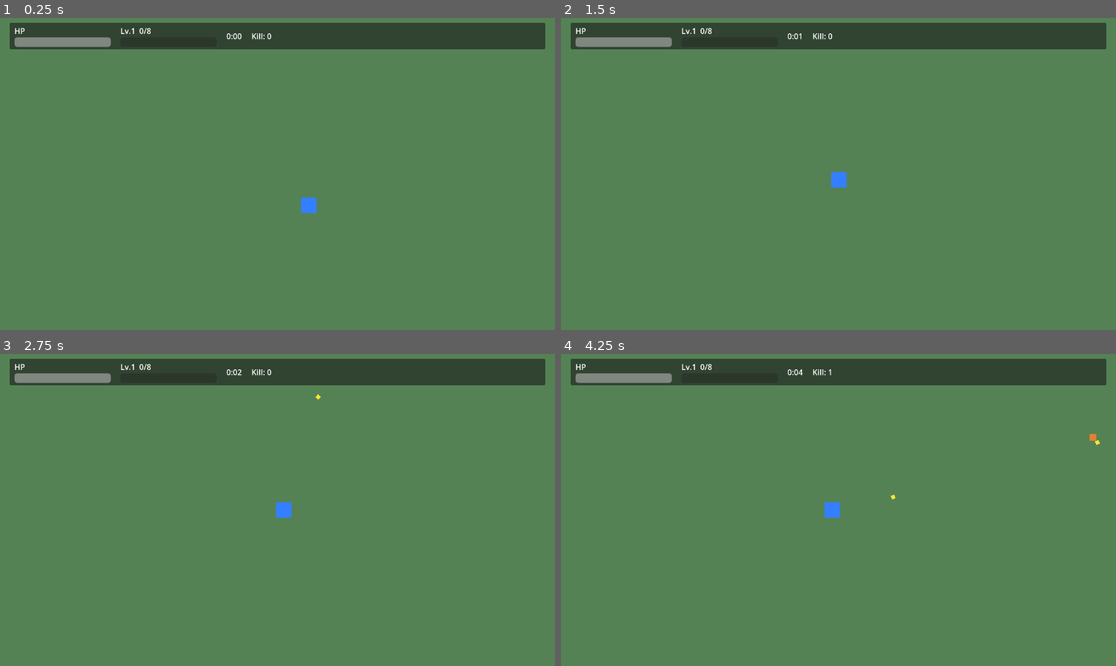
Above: before the commit, frames 1-4 (two rows, left to right).
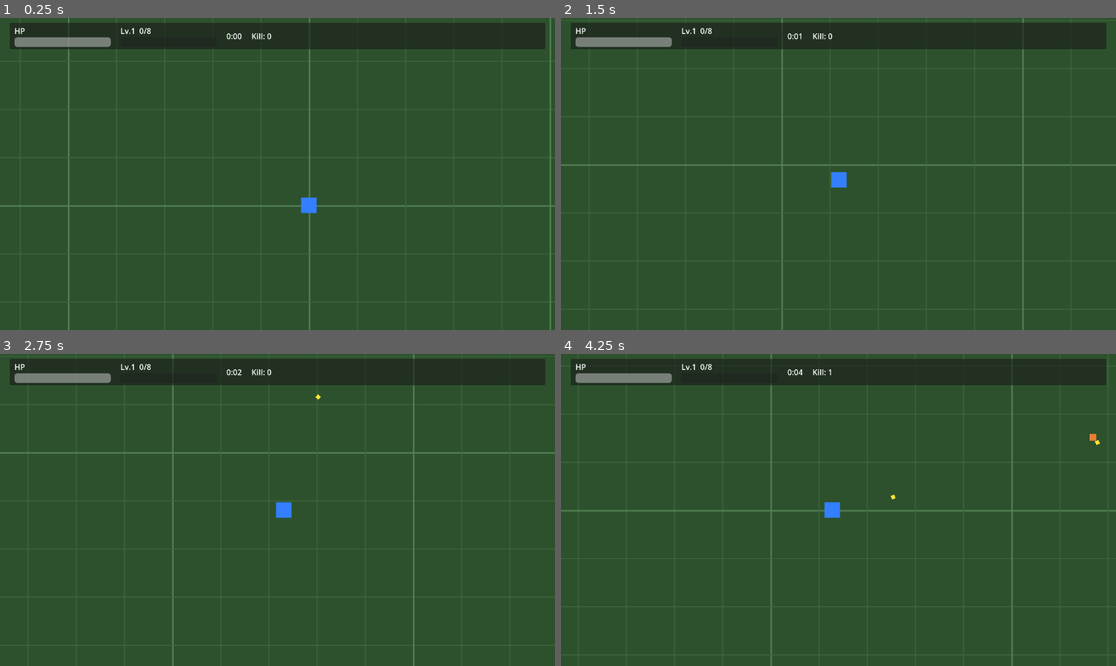
Above: after the commit, the same moments.

Repository: XxRa1n/demo-01
Game: Godot game, scene res://scenes/main.tscn
The game is run twice, just before and just after one commit, with the same random seed, the same clock (stepped at 60 frames per second) and the same inputs.
Inputs (mouse positions are in pixels of both pictures, inside the frame that each line leads up to):
- Up to frame 1 (0.25 s): no input
- Up to frame 2 (1.5 s): move the mouse to (960, 158) at 0.52 s; hold D (move_right) 0.53-1.28 s; move the mouse to (727, 189) at 1.27 s; hold S (move_down) from 1.28 s (still down)
- Up to frame 3 (2.75 s): move the mouse to (333, 441) at 2.02 s; release S (move_down) at 2.03 s; hold D (move_right) from 2.03 s (still down)
- Up to frame 4 (4.25 s): move the mouse to (810, 572) at 2.77 s; release D (move_right) at 2.78 s; hold W (move_up) 2.78-3.53 s; tap Enter at 3.5 s; move the mouse to (1005, 556) at 3.52 s; hold A (move_left) from 3.53 s (still down)

The runs differ from the first frame. In frame 1, 91% of the frame differs, in the area x 0-100%, y 0-100%; in frame 2, 91%; in frame 3, 91%; in frame 4, 91%.

Commit message:
chore: 更新 main 场景与地面素材
- main.tscn: 编辑器重存（节点 unique_id、清理未用的 player ext_resource、补 grid.png uid）；Ground UV 从 0..1 改为 0..2000 以匹配地图尺寸
- art/image.png: 新增地面草地素材（当前场景未引用，备用；.import 按项目规则忽略）

Co-Authored-By: Claude <noreply@anthropic.com>

Diff:
--- a/scenes/main.tscn
+++ b/scenes/main.tscn
@@ -1,11 +1,10 @@
-[gd_scene load_steps=8 format=3]
+[gd_scene format=3 uid="uid://d1l6u5qpt1h3s"]
 
-[ext_resource type="Script" path="res://scripts/main.gd" id="1_main"]
-[ext_resource type="PackedScene" path="res://scenes/player.tscn" id="2_player"]
+[ext_resource type="Script" uid="uid://i5ijpcmvgmxh" path="res://scripts/main.gd" id="1_main"]
 [ext_resource type="PackedScene" path="res://ui/hud.tscn" id="3_hud"]
 [ext_resource type="PackedScene" path="res://ui/level_up_panel.tscn" id="4_lvlup"]
 [ext_resource type="PackedScene" path="res://ui/game_over_panel.tscn" id="5_gameover"]
-[ext_resource type="Texture2D" path="res://art/grid.png" id="6_grid"]
+[ext_resource type="Texture2D" uid="uid://cjm5g8wqjsq87" path="res://art/grid.png" id="6_grid"]
 
 [sub_resource type="RectangleShape2D" id="RectangleShape2D_hwall"]
 size = Vector2(2040, 40)
@@ -13,58 +12,58 @@
 [sub_resource type="RectangleShape2D" id="RectangleShape2D_vwall"]
 size = Vector2(40, 2040)
 
-[node name="Main" type="Node2D"]
+[node name="Main" type="Node2D" unique_id=642029053]
 script = ExtResource("1_main")
 
-[node name="GameWorld" type="Node2D" parent="."]
+[node name="GameWorld" type="Node2D" parent="." unique_id=1141649706]
 
-[node name="Ground" type="Polygon2D" parent="GameWorld"]
+[node name="Ground" type="Polygon2D" parent="GameWorld" unique_id=878161129]
 texture = ExtResource("6_grid")
-uv = PackedVector2Array(0, 0, 1, 0, 1, 1, 0, 1)
 polygon = PackedVector2Array(0, 0, 2000, 0, 2000, 2000, 0, 2000)
+uv = PackedVector2Array(0, 0, 2000, 0, 2000, 2000, 0, 2000)
 
-[node name="WallTop" type="StaticBody2D" parent="GameWorld"]
+[node name="WallTop" type="StaticBody2D" parent="GameWorld" unique_id=867514287]
 position = Vector2(1000, -20)
 collision_layer = 64
 collision_mask = 0
 
-[node name="CollisionShape2D" type="CollisionShape2D" parent="GameWorld/WallTop"]
+[node name="CollisionShape2D" type="CollisionShape2D" parent="GameWorld/WallTop" unique_id=1711013646]
 shape = SubResource("RectangleShape2D_hwall")
 
-[node name="WallBottom" type="StaticBody2D" parent="GameWorld"]
+[node name="WallBottom" type="StaticBody2D" parent="GameWorld" unique_id=272725844]
 position = Vector2(1000, 2020)
 collision_layer = 64
 collision_mask = 0
 
-[node name="CollisionShape2D" type="CollisionShape2D" parent="GameWorld/WallBottom"]
+[node name="CollisionShape2D" type="CollisionShape2D" parent="GameWorld/WallBottom" unique_id=142193432]
 shape = SubResource("RectangleShape2D_hwall")
 
-[node name="WallLeft" type="StaticBody2D" parent="GameWorld"]
+[node name="WallLeft" type="StaticBody2D" parent="GameWorld" unique_id=527735626]
 position = Vector2(-20, 1000)
 collision_layer = 64
 collision_mask = 0
 
-[node name="CollisionShape2D" type="CollisionShape2D" parent="GameWorld/WallLeft"]
+[node name="CollisionShape2D" type="CollisionShape2D" parent="GameWorld/WallLeft" unique_id=865262953]
 shape = SubResource("RectangleShape2D_vwall")
 
-[node name="WallRight" type="StaticBody2D" parent="GameWorld"]
+[node name="WallRight" type="StaticBody2D" parent="GameWorld" unique_id=95171213]
 position = Vector2(2020, 1000)
 collision_layer = 64
 collision_mask = 0
 
-[node name="CollisionShape2D" type="CollisionShape2D" parent="GameWorld/WallRight"]
+[node name="CollisionShape2D" type="CollisionShape2D" parent="GameWorld/WallRight" unique_id=816789129]
 shape = SubResource("RectangleShape2D_vwall")
 
-[node name="Enemies" type="Node2D" parent="GameWorld"]
+[node name="Enemies" type="Node2D" parent="GameWorld" unique_id=1082476744]
 
-[node name="Projectiles" type="Node2D" parent="GameWorld"]
+[node name="Projectiles" type="Node2D" parent="GameWorld" unique_id=1490178462]
 
-[node name="XPGems" type="Node2D" parent="GameWorld"]
+[node name="XPGems" type="Node2D" parent="GameWorld" unique_id=325326239]
 
-[node name="UILayer" type="CanvasLayer" parent="."]
+[node name="UILayer" type="CanvasLayer" parent="." unique_id=1961436201]
 
-[node name="HUD" parent="UILayer" instance=ExtResource("3_hud")]
+[node name="HUD" parent="UILayer" unique_id=703711545 instance=ExtResource("3_hud")]
 
-[node name="LevelUpPanel" parent="UILayer" instance=ExtResource("4_lvlup")]
+[node name="LevelUpPanel" parent="UILayer" unique_id=1662263885 instance=ExtResource("4_lvlup")]
 
-[node name="GameOverPanel" parent="UILayer" instance=ExtResource("5_gameover")]
+[node name="GameOverPanel" parent="UILayer" unique_id=1849041351 instance=ExtResource("5_gameover")]
Binary file added: art/image.png
